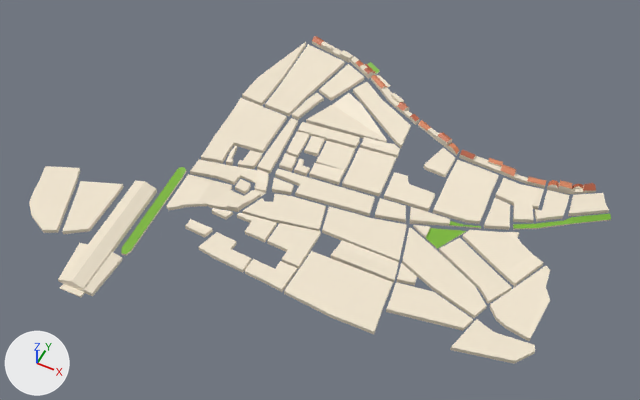
An edit to the glTF model public/models/houses.glb, drawn before and after from the same camera.
One viewpoint serves both versions: a camera (50 mm lens) standing at (548.0, -1339.0, 1574.0) and looking at (-68.0, -106.0, 33.0). Lighting does not change. The marker at lower left points along +X, +Y and +Z. The first picture is the older version. Where no turn or scale is listed for an object, it has been applied to the vertices. Vertices at exactly the same position are counted once.

In view in the first picture: 'CasasPueblo'.
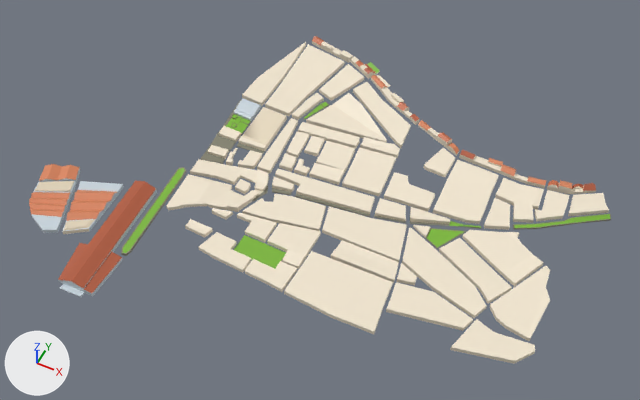
Changed parts and their boxes [x1, y1, x2, y2] in the pictures (640 x 400 px):
part 1 of me_cube, added
    after: [304, 102, 329, 119]
part 2 of me_cube, built on
    before: [201, 98, 462, 269]
    after: [29, 98, 611, 269]
part 3 of me_cube, recoloured (pale yellow to brown)
    both: [58, 180, 156, 293]
part 4 of me_cube, recoloured
    both: [32, 168, 157, 298]
part 5 of me_cube, recoloured
    both: [121, 171, 611, 256]

Patch to the scene script:
```diff
--- a/public/models/houses.glb.py
+++ b/public/models/houses.glb.py
@@ mat_azotea @@
+mat_azotea = principled_material('azotea')
+mat_azotea.base_color = (0.745, 0.644, 0.479)  # beige #e0d2b8
@@ mat_calle @@
+mat_calle = principled_material('Calle')
+mat_calle.base_color = (0.226, 0.22, 0.158)  # grey #83816f
@@ mat_pared_azul @@
+mat_pared_azul = principled_material('pared_azul')
+mat_pared_azul.base_color = (0.571, 0.651, 0.708)  # pale blue #c7d3db
@@ mat_pared_crema @@
+mat_pared_crema = principled_material('pared_crema')
+mat_pared_crema.base_color = (0.823, 0.716, 0.539)  # beige #eadcc2
@@ mat_verdeoscuro @@
+mat_verdeoscuro = principled_material('VerdeOscuro')
+mat_verdeoscuro.base_color = (0.00401, 0.0159, 0.000735)  # black #0d2202
@@ me_cube @@
 # used by ob_casaspueblo; location = (-239.0, 360.0, 62.0)
-me_cube.from_pydata(...)  # 1291 vertices, 2338 faces; spans x -468.0..792.0, y -935.0..40.0, z -49.0..26.0
+me_cube.from_pydata(...)  # 1916 vertices, 3580 faces; spans x -468.0..792.0, y -935.0..40.0, z -49.0..26.0
+# me_cube part 1: a new loose piece of 38 vertices spanning x 11.0..50.0, y -242.0..-165.0, z -27.0..-18.0
+# me_cube part 2: 11 vertices moved from x -123.0..384.0, y -655.0..-253.0, z -38.0..-18.0 to x -95.0..382.0, y -655.0..-255.0, z -40.0..-18.0; 51 vertices removed from x -166.0..469.0, y -531.0..-250.0, z -39.0..-17.0; 638 vertices added at x -468.0..789.0, y -824.0..-234.0, z -47.0..-2.0
+# me_cube part 3: 12 faces spanning x -255.0..-147.0, y -921.0..-609.0, z -36.0..-14.0 switch from mat_pared_cal (pale yellow #f2e6d0) to mat_tejado_teja_oscura (brown #b25b3c)
+# me_cube part 4: 98 faces spanning x -468.0..-147.0, y -935.0..-609.0, z -45.0..-14.0 switch from mat_pared_cal (pale yellow #f2e6d0) to mat_pared_azul (pale blue #c7d3db)
+# me_cube part 5: 51 faces spanning x -183.0..792.0, y -798.0..-232.0, z -44.0..-2.0 switch from mat_pared_cal (pale yellow #f2e6d0) to mat_calle (grey #83816f)
 me_cube.materials.append(mat_tejado_teja)
@@ me_cube @@
 me_cube.materials.append(mat_jardin)
+me_cube.materials.append(mat_pared_crema)  # beige #eadcc2
+me_cube.materials.append(mat_azotea)  # beige #e0d2b8
+me_cube.materials.append(mat_verdeoscuro)  # black #0d2202
```
